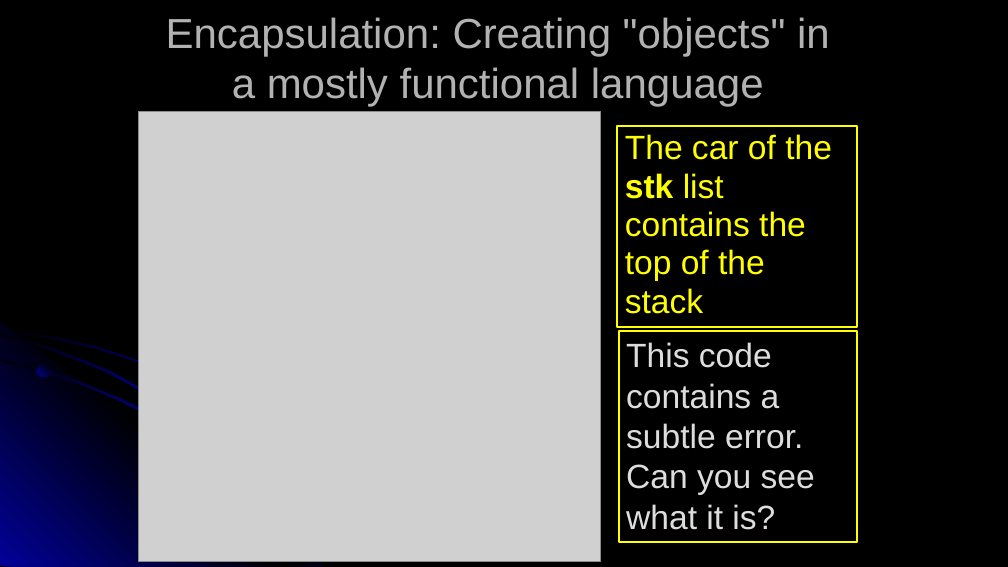
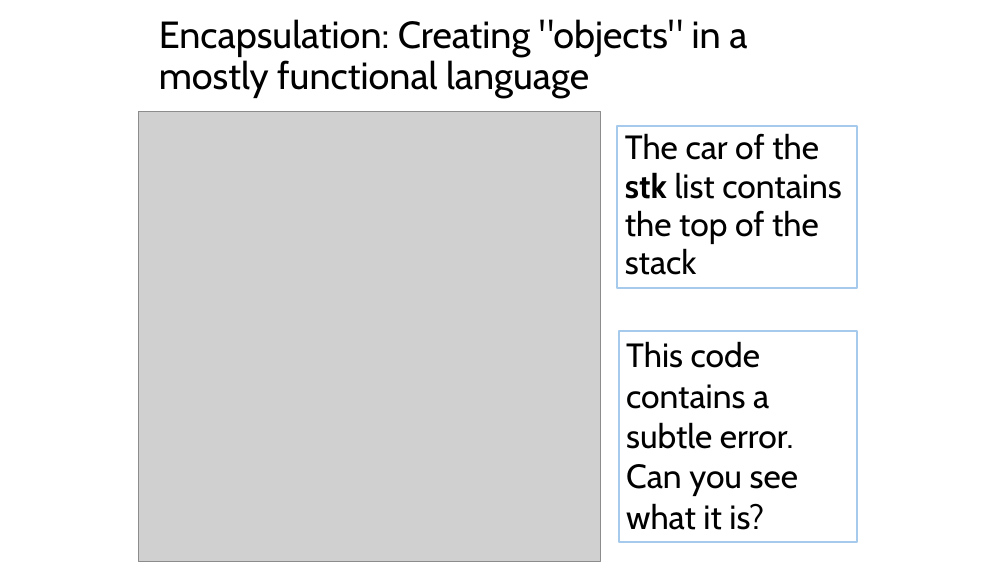
Before and after one commit to RHIT-CSSE/csse304, a slide deck: slide 9 of ClassMaterials/OOP/09-OOP-202120.pptx. Drawn at 1008x567 pixels with LibreOffice and Linux fonts; fonts in the diff are those of the drawing; grey boxes stand for pictures. Boxes give left, top, right and bottom in pixels: in the first picture for what was removed or moved away, otherwise in the second. Text is boxed around its words. In the diff, an @@ line names an element or a change of style, - is before the commit and + after.

```diff
--- a/ClassMaterials/OOP/09-OOP-202120.pptx
+++ b/ClassMaterials/OOP/09-OOP-202120.pptx
@@ background #000000 to #FFFFFF @@
@@ title "Encapsulation: Creating "objects" in a ..." at box(159, 19, 747, 98): size 40 to 36 pt, font Arial to Cabin, text colour #B2B2B2 to #000000; alignment centre to left; line spacing 1 to 0.9 @@
@@ rectangle "The car of the stk ...": place and size @@
-rectangle "The car of the stk ..." at box(618, 126, 858, 327)
+rectangle "The car of the stk ..." at box(618, 126, 858, 288)
@@ rectangle "The car of the stk ..." at box(618, 126, 858, 288): font Arial to Cabin, text colour #FFFF00 to #000000; outline #FFFF00 2 pt to #A6CAEC 2 pt @@
@@ text "What is the problem with ..." at box(625, 330, 814, 518): font Arial to Cabin, text colour #000000 to #FFFFFF @@
@@ group removed at box(0, 323, 375, 567): 4 freeform shapes, 2 ellipses @@
@@ rectangle "This code contains a subtle ..." at box(619, 330, 857, 541): font Arial to Cabin, text colour #DDDDDD to #000000; outline #FFFF00 2 pt to #A6CAEC 2 pt @@
```
Also in this commit, not shown: 12 other slides changed, 2 slides removed, 3 other files.
